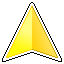
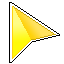
Comparing the layer stacks of the two 64 x 64 images. Changes:
hid "Layer 4", painted on it over [7, 8, 32, 57]
painted on "Layer 5" over [12, 6, 57, 59]
painted on "Layer 3" over [2, 2, 62, 62]
painted on "Layer 1" over [9, 2, 60, 63]
